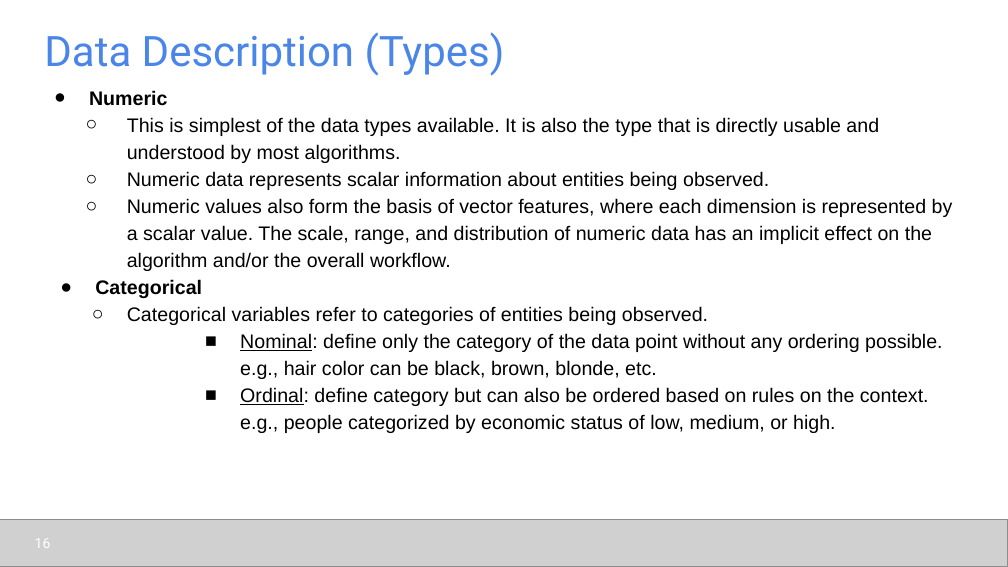
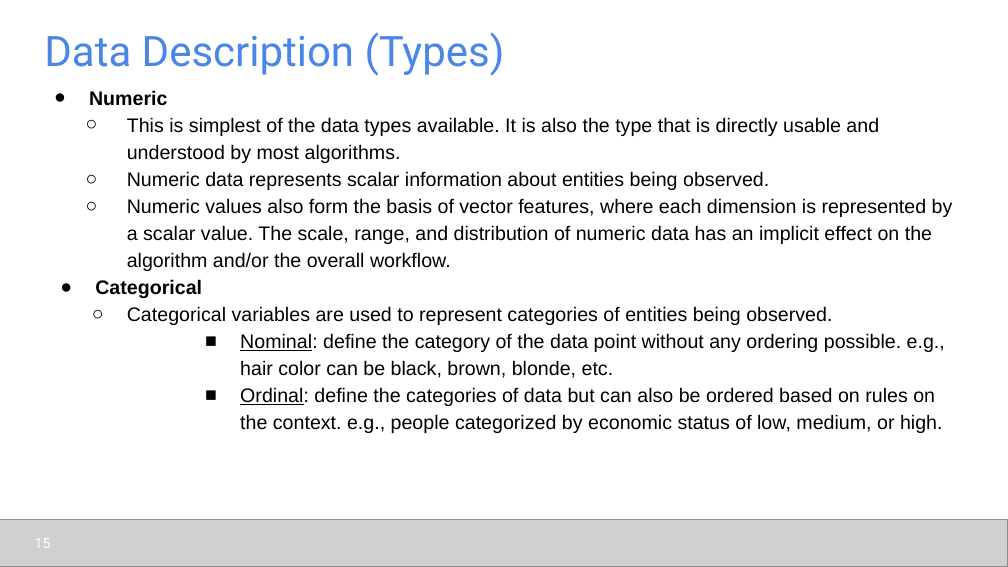
Before and after one commit to udel-cbcb/al_ml_workshop, a slide deck: slide 15 of Day_2/Lectures/Day_2_Lecture_1_Data_Collection_Data_Preparation.pptx (slide 16 before the commit). Drawn at 1008x567 pixels with LibreOffice and Linux fonts; fonts in the diff are those of the drawing; grey boxes stand for pictures. Boxes give left, top, right and bottom in pixels: in the first picture for what was removed or moved away, otherwise in the second. Text is boxed around its words. In the diff, an @@ line names an element or a change of style, - is before the commit and + after.

```diff
--- a/Day_2/Lectures/Day_2_Lecture_1_Data_Collection_Data_Preparation.pptx
+++ b/Day_2/Lectures/Day_2_Lecture_1_Data_Collection_Data_Preparation.pptx
@@ text at bbox=[127, 306, 945, 433]: text changed @@
-  ○ Categorical variables refer to categories of entities being observed.
-    ■ Nominal: define only the category of the data point without any ordering possible. e.g., hair color can be black, brown, blonde, etc.
-    ■ Ordinal: define category but can also be ordered based on rules on the context. e.g., people categorized by economic status of low, medium, or high.
+  ○ Categorical variables are used to represent categories of entities being observed.
+    ■ Nominal: define the category of the data point without any ordering possible. e.g., hair color can be black, brown, blonde, etc.
+    ■ Ordinal: define the categories of data but can also be ordered based on rules on the context. e.g., people categorized by economic status of low, medium, or high.
```
Also in this commit, not shown: 9 other slides changed, 1 slide removed, 9 other files.
